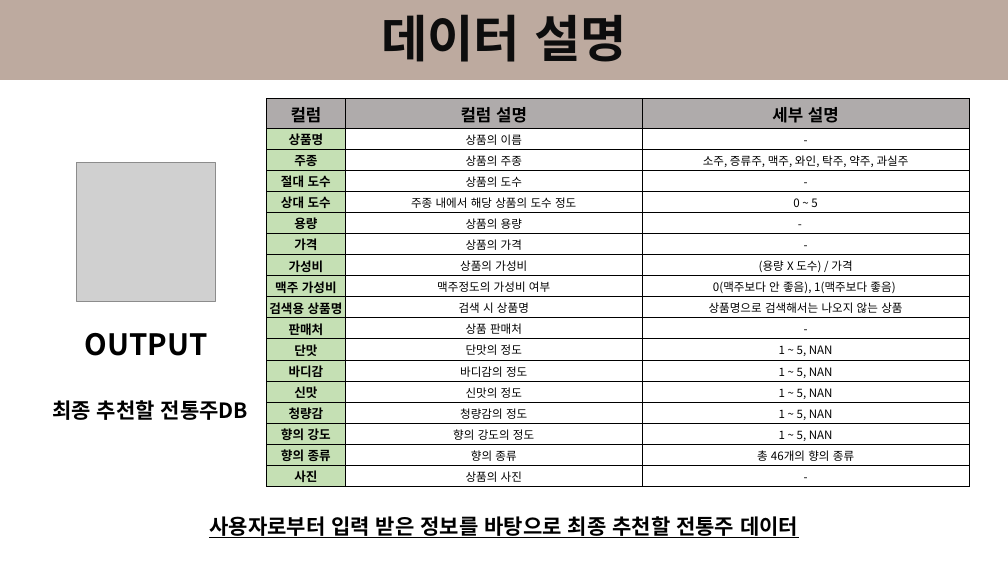
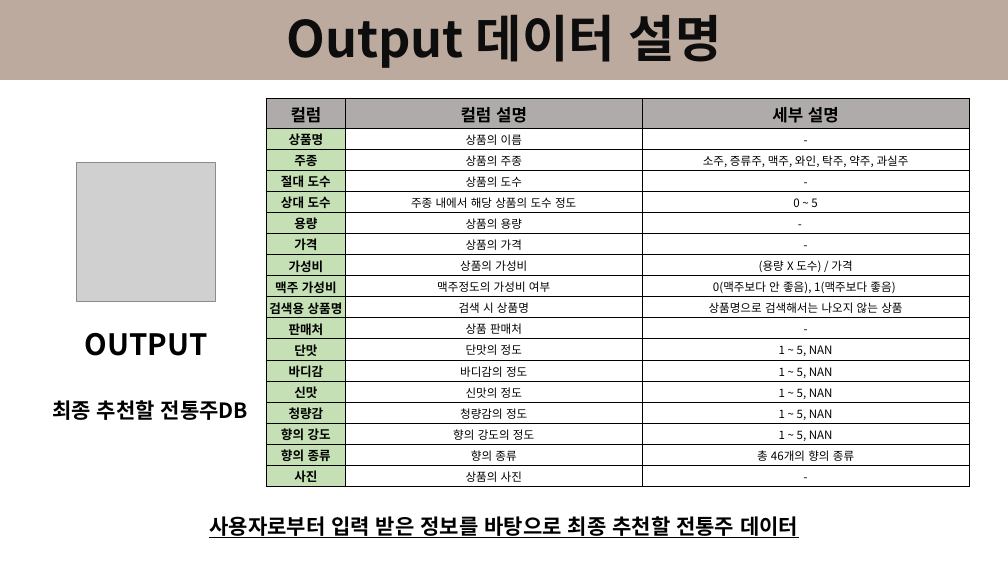
Before and after one commit to dongkieric98/Traditional_Liquor_Recommendation_Algorithm, a slide deck: slide 8 of TLRAlgorithm.pptx. Drawn at 1008x567 pixels with LibreOffice and Linux fonts; fonts in the diff are those of the drawing; grey boxes stand for pictures. Boxes give left, top, right and bottom in pixels: in the first picture for what was removed or moved away, otherwise in the second. Text is boxed around its words. In the diff, an @@ line names an element or a change of style, - is before the commit and + after.

Commit message:
update file

```diff
--- a/TLRAlgorithm.pptx
+++ b/TLRAlgorithm.pptx
@@ text at box(286, 14, 722, 68): text changed @@
-데이터 설명
+Output 데이터 설명
```
Also in this commit, not shown: 2 other slides changed, 3 slides added, 1 slide removed.
